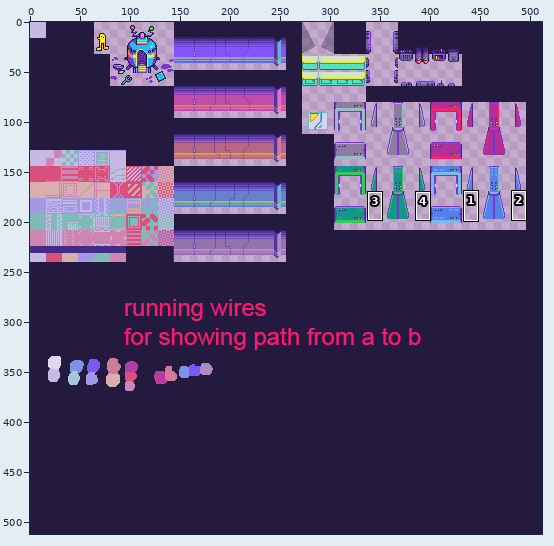
Sprite sheet: Assets/Art Assets/TilemapData/Tilemap_Assets/tilemap_laboratory.png. Above: a wide view before the commit, with the close-up outlined.
Close-up. Earlier state:
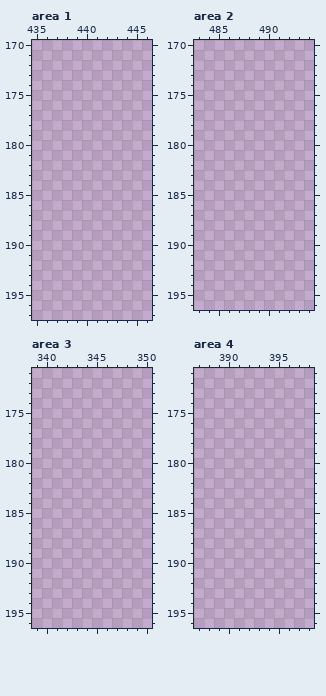
The file is 512x512 pixels. Colours within 5 levels of each other are drawn and written as one. Shown: area 1: x 435..446, y 170..197; area 2: x 483..494, y 170..196; area 3: x 339..350, y 171..196; area 4: x 387..398, y 171..196. The commit also changed other parts of the picture, which this record leaves out.
Once edited:
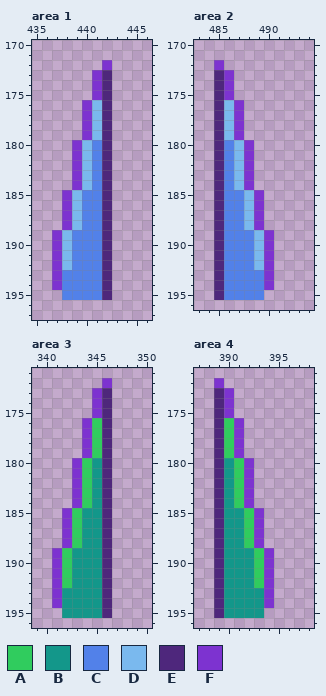
Palette (. is transparent): A #30cc5e  B #13978a  C #5281e9  D #7ab9ee  E #4e277c  F #7d33d0
Change:
Changed rows in their new state; - is an unchanged pixel.
Area 1:
first column x 437:
172 -----F
173 ----FE
174 ----FE
175 ----FE
176 ---FDE
177 ---FDE
178 ---FDE
179 ---FDE
180 --FDCE
181 --FDCE
182 --FDCE
183 --FDCE
184 --FDCE
185 -FDCCE
186 -FDCCE
187 -FDCCE
188 -FDCCE
189 FDCCCE
190 FDCCCE
191 FDCCCE
192 FDCCCE
193 FCCCCE
194 FCCCCE
195 -CCCCE
Area 2:
first column x 485:
172 F-----
173 EF----
174 EF----
175 EF----
176 EDF---
177 EDF---
178 EDF---
179 EDF---
180 ECDF--
181 ECDF--
182 ECDF--
183 ECDF--
184 ECDF--
185 ECCDF-
186 ECCDF-
187 ECCDF-
188 ECCDF-
189 ECCCDF
190 ECCCDF
191 ECCCDF
192 ECCCDF
193 ECCCCF
194 ECCCCF
195 ECCCC-
Area 3:
first column x 341:
172 -----F
173 ----FE
174 ----FE
175 ----FE
176 ---FAE
177 ---FAE
178 ---FAE
179 ---FAE
180 --FABE
181 --FABE
182 --FABE
183 --FABE
184 --FABE
185 -FABBE
186 -FABBE
187 -FABBE
188 -FABBE
189 FABBBE
190 FABBBE
191 FABBBE
192 FABBBE
193 FBBBBE
194 FBBBBE
195 -BBBBE
Area 4:
first column x 389:
172 F-----
173 EF----
174 EF----
175 EF----
176 EAF---
177 EAF---
178 EAF---
179 EAF---
180 EBAF--
181 EBAF--
182 EBAF--
183 EBAF--
184 EBAF--
185 EBBAF-
186 EBBAF-
187 EBBAF-
188 EBBAF-
189 EBBBAF
190 EBBBAF
191 EBBBAF
192 EBBBAF
193 EBBBBF
194 EBBBBF
195 EBBBB-
Changed places in both close-ups, as pixel boxes (x1, y1, x2, y2):
added: (52, 60, 112, 300)
added: (214, 60, 274, 300)
added: (52, 378, 112, 618)
added: (214, 378, 274, 618)
